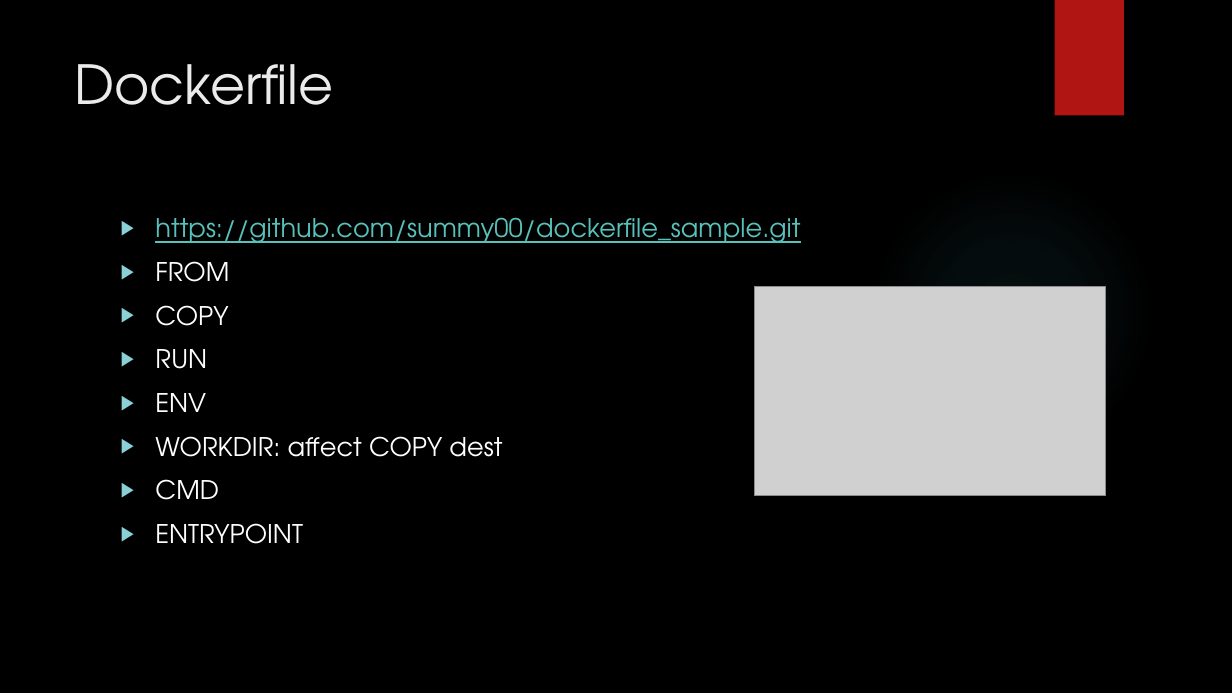
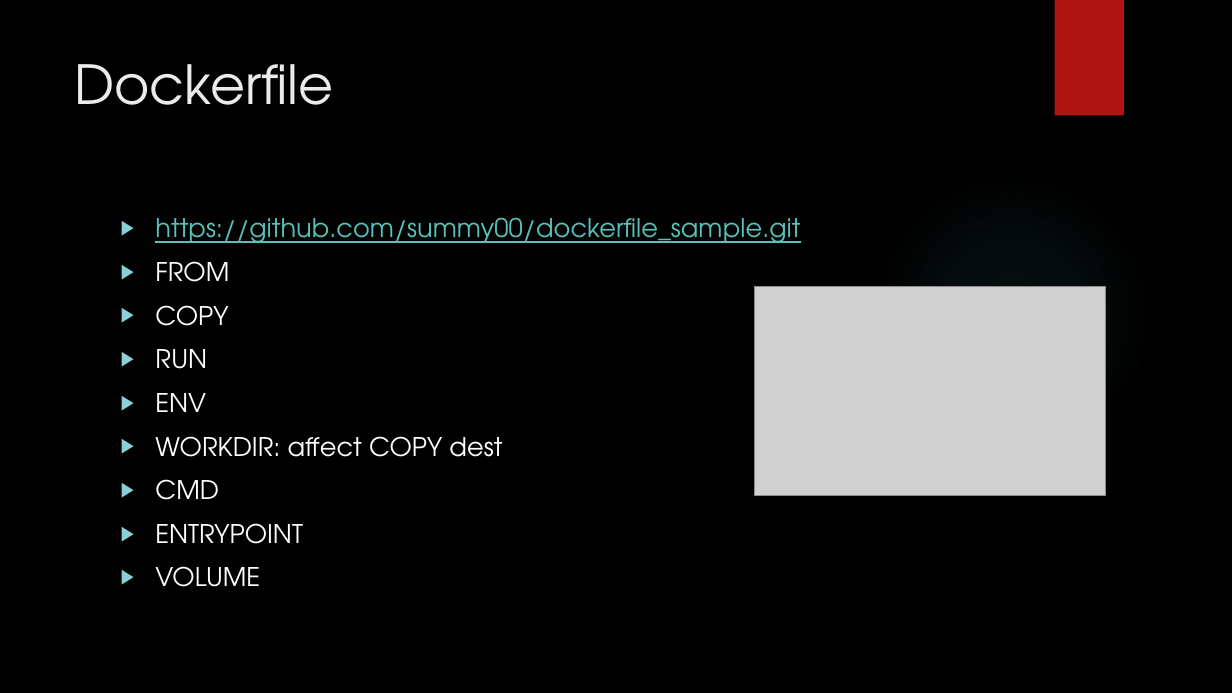
Before and after one commit to summy00/dockerfile_sample, a slide deck: slide 7 of docs/Docker Presentation.pptx. Drawn at 1232x693 pixels with LibreOffice and Linux fonts; fonts in the diff are those of the drawing; grey boxes stand for pictures; background and template pictures are left out. Boxes give left, top, right and bottom in pixels: in the first picture for what was removed or moved away, otherwise in the second. Text is boxed around its words. In the diff, an @@ line names an element or a change of style, - is before the commit and + after.

Commit message:
update volume

```diff
--- a/docs/Docker Presentation.pptx
+++ b/docs/Docker Presentation.pptx
@@ text at [155, 566, 260, 587]: paragraph added @@
+▶ VOLUME
```
Also in this commit, not shown: 7 slides added, 1 other file.
